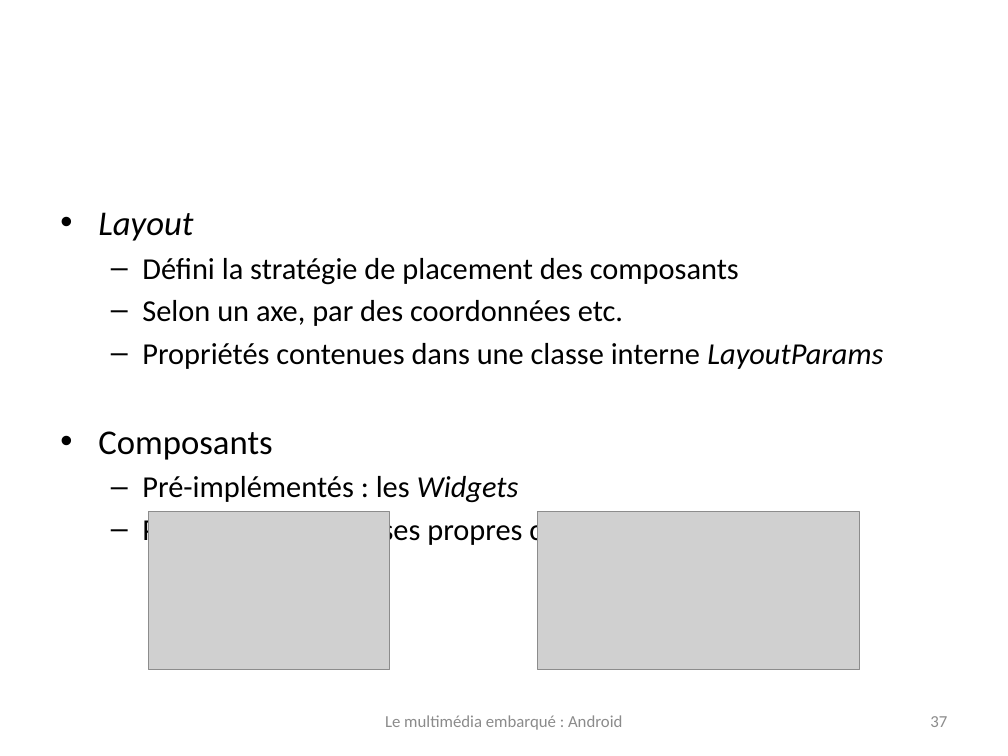
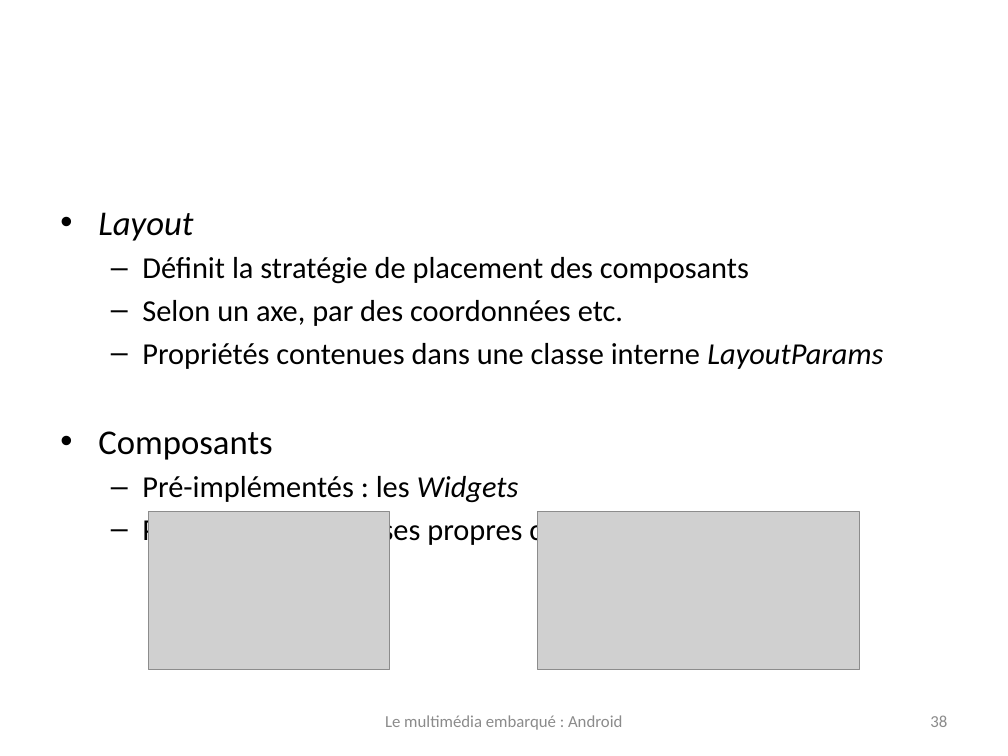
Before and after one commit to mediafire69/gzball, a slide deck: slide 38 of presentation/android.pptx (slide 37 before the commit). Drawn at 1008x756 pixels with LibreOffice and Linux fonts; fonts in the diff are those of the drawing; grey boxes stand for pictures; background and template pictures are left out. Boxes give left, top, right and bottom in pixels: in the first picture for what was removed or moved away, otherwise in the second. Text is boxed around its words. In the diff, an @@ line names an element or a change of style, - is before the commit and + after.

```diff
--- a/presentation/android.pptx
+++ b/presentation/android.pptx
@@ text at [142, 257, 749, 284]: text changed @@
-  – Défini la stratégie de placement des composants
+  – Définit la stratégie de placement des composants
@@ page number at [930, 715, 947, 727]: text changed @@
-37
+38
```
Also in this commit, not shown: 5 other slides changed, 1 slide added, 1 other file.
